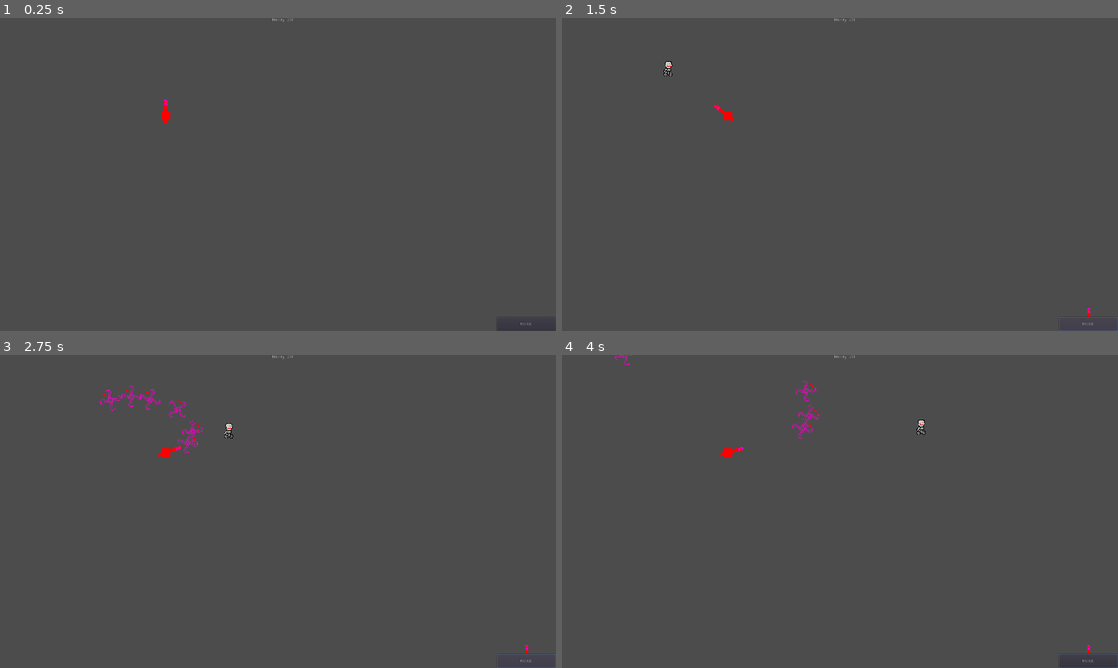
Above: before the commit, frames 1-4 (two rows, left to right).
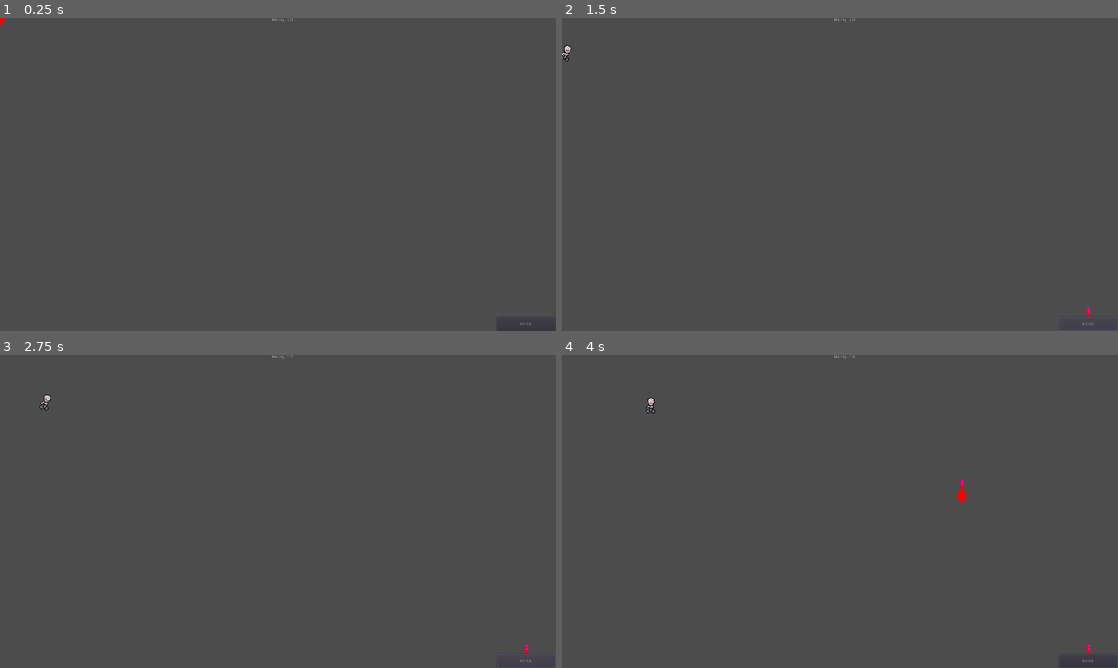
Above: after the commit, the same moments.

Repository: UnderVanCo-Op/Converyor-Defense
Game: Godot game, scene res://Levels/ATest/Test.tscn
The game is run twice, just before and just after one commit, with the same random seed, the same clock (stepped at 60 frames per second) and the same inputs.
Inputs (mouse positions are in pixels of both pictures, inside the frame that each line leads up to):
- Up to frame 1 (0.25 s): no input
- Up to frame 2 (1.5 s): click "BUILD" at 0.5 s; click "BUILD" at 1.25 s
- Up to frame 3 (2.75 s): click "BUILD" at 2 s
- Up to frame 4 (4 s): move the mouse to (962, 495) at 2.77 s; click (962, 495) at 2.85 s; move the mouse to (728, 527) at 3.52 s; click (728, 527) at 3.6 s

The runs differ from the first frame. In frame 1, less than 0.1% of the frame differs, in the area x 0-31%, y 0-34%; in frame 2, 0.2%; in frame 3, 0.4%, in the area x 7-53%, y 0-33%; in frame 4, 0.4%.

Commit message:
Death to npc, working money

Diff:
--- a/Game Files/GameManager.gd
+++ b/Game Files/GameManager.gd
@@ -11,7 +11,7 @@
 	$"../GUI".connect("press_build", self, "_press_build")	# 1 method
 	$"../GUI".call("updateMoney", money)	# 2 method
 
-func _press_build() -> void:
+func _press_build() -> void:	# signal connected
 	#print("WORKDE WDUD")
 	if (not building) and money >= 25:
 		instance = cannon.instance()
@@ -20,5 +20,8 @@
 
 func tower_built() -> void:
 	building = false
-	money -= 25
+	change_money(-25)
+
+func change_money(_money) -> void:
+	money += _money
 	$"../GUI".call("updateMoney", money)
--- a/Objects/Bullets/Bullet.tscn
+++ b/Objects/Bullets/Bullet.tscn
@@ -6,7 +6,7 @@
 [sub_resource type="CircleShape2D" id=1]
 radius = 39.0512
 
-[node name="Bullet" type="Area2D"]
+[node name="Bullet" type="Area2D" groups=["Projectile"]]
 script = ExtResource( 2 )
 
 [node name="VisibilityNotifier2D" type="VisibilityNotifier2D" parent="."]
--- a/Objects/Cannons/Cannon.gd
+++ b/Objects/Cannons/Cannon.gd
@@ -2,6 +2,7 @@
 
 var bullet = preload("res://Objects/Bullets/Bullet.tscn")
 
+var building = true
 var enemies = []
 var cur_enemy
 
@@ -10,31 +11,40 @@
 	pass # Replace with function body.
 
 func _physics_process(delta: float) -> void:
-	if enemies:
-		#print("enemies not null")
-		cur_enemy = enemies[0]
-		#$DuloSprite.look_at(cur_enemy.global_position)
-		#rotate(1.5708)
-		$DuloSprite.rotation = (global_position - cur_enemy.global_position).angle() - 1.5708
-	pass
+	if not building:
+		# рескан противников
+		if enemies:
+			#print("enemies not null")
+			cur_enemy = enemies[0]
+			#$DuloSprite.look_at(cur_enemy.global_position)
+			#rotate(1.5708)
+			$DuloSprite.rotation = (global_position - cur_enemy.global_position).angle() - 1.5708
+	else:
+		global_position = get_global_mouse_position()
+		if Input.is_action_just_pressed("LMB"):
+			building = false
+			get_parent().get_node("GameManager").call("tower_built")
+
 
 func _on_Vision_area_entered(area: Area2D) -> void:
-	if(area.is_in_group("Enemies")):
-		enemies.append(area)
-		print(str(area) + " appended")
-
+	if not building:
+		if(area.is_in_group("Enemies")):
+			enemies.append(area)
+			print(str(area) + " appended")
 
 func _on_Vision_area_exited(area: Area2D) -> void:
-	if(area.is_in_group("Enemies")):
-		enemies.erase(area)
-		print("enemy exited")
+	if not building:
+		if(area.is_in_group("Enemies")):
+			enemies.erase(area)
+			print("enemy exited")
 
 
 func _on_ReloadTimer_timeout() -> void:
-	if cur_enemy and enemies:
-		print("reloaded")
-		var b = bullet.instance()
-		b.global_position = $DuloSprite/Position2D.global_position
-		b.target = cur_enemy
-		get_parent().add_child(b)
-		b.rotation = 1.5708
+	if not building:
+		if cur_enemy and enemies:
+			print("reloaded")
+			var b = bullet.instance()
+			b.global_position = $DuloSprite/Position2D.global_position
+			b.target = cur_enemy
+			get_parent().add_child(b)
+			b.rotation = 1.5708
--- a/Objects/Enemies/Enemy.gd
+++ b/Objects/Enemies/Enemy.gd
@@ -1,10 +1,20 @@
 extends PathFollow2D
 
-var speed = 6
+var speed = 2
 var hp = 10
+
 
 func _physics_process(delta: float) -> void:
 	offset += speed		# smeshenie
 
 	if unit_offset >= 1:
 		queue_free()
+
+
+func _on_Area2D_area_entered(area: Area2D) -> void:
+	if area.is_in_group("Projectile"):
+		area.queue_free()
+		hp -=5
+		if hp <= 0:
+			$"../../GameManager".call("change_money", 15)
+			queue_free()
--- a/Objects/Enemies/Enemy.tscn
+++ b/Objects/Enemies/Enemy.tscn
@@ -19,3 +19,5 @@
 [node name="CollisionShape2D" type="CollisionShape2D" parent="Area2D"]
 position = Vector2( 0, 2 )
 shape = SubResource( 1 )
+
+[connection signal="area_entered" from="Area2D" to="." method="_on_Area2D_area_entered"]
--- a/project.godot
+++ b/project.godot
@@ -49,6 +49,14 @@
 "svg/scale": 1.0
 }
 
+[input]
+
+LMB={
+"deadzone": 0.5,
+"events": [ Object(InputEventMouseButton,"resource_local_to_scene":false,"resource_name":"","device":0,"alt":false,"shift":false,"control":false,"meta":false,"command":false,"button_mask":0,"position":Vector2( 0, 0 ),"global_position":Vector2( 0, 0 ),"factor":1.0,"button_index":1,"pressed":false,"doubleclick":false,"script":null)
+ ]
+}
+
 [physics]
 
 common/enable_pause_aware_picking=true
